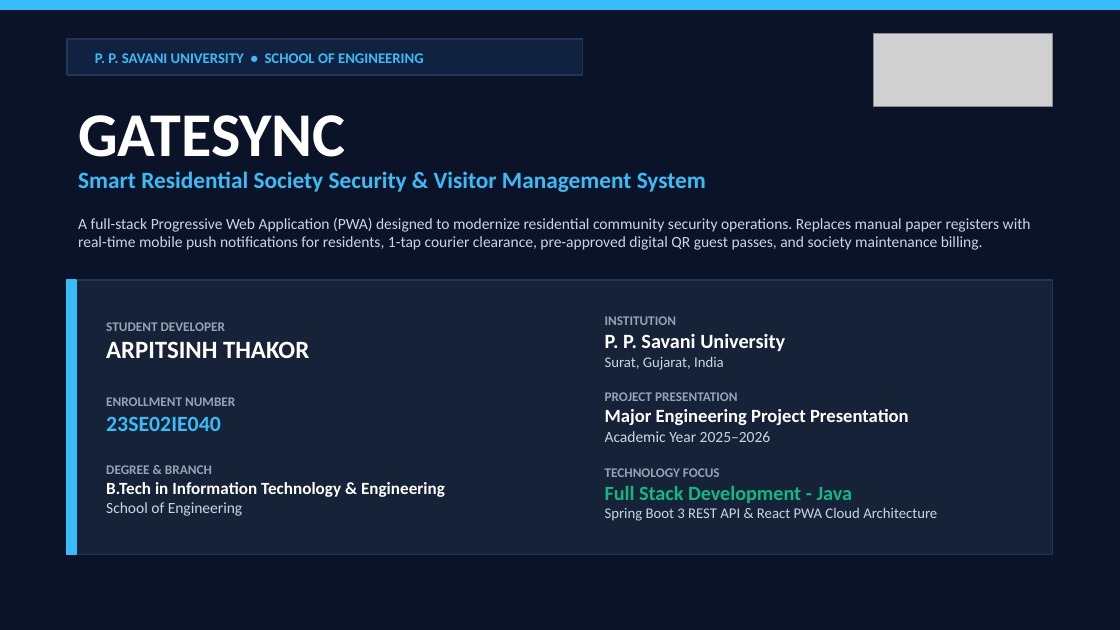
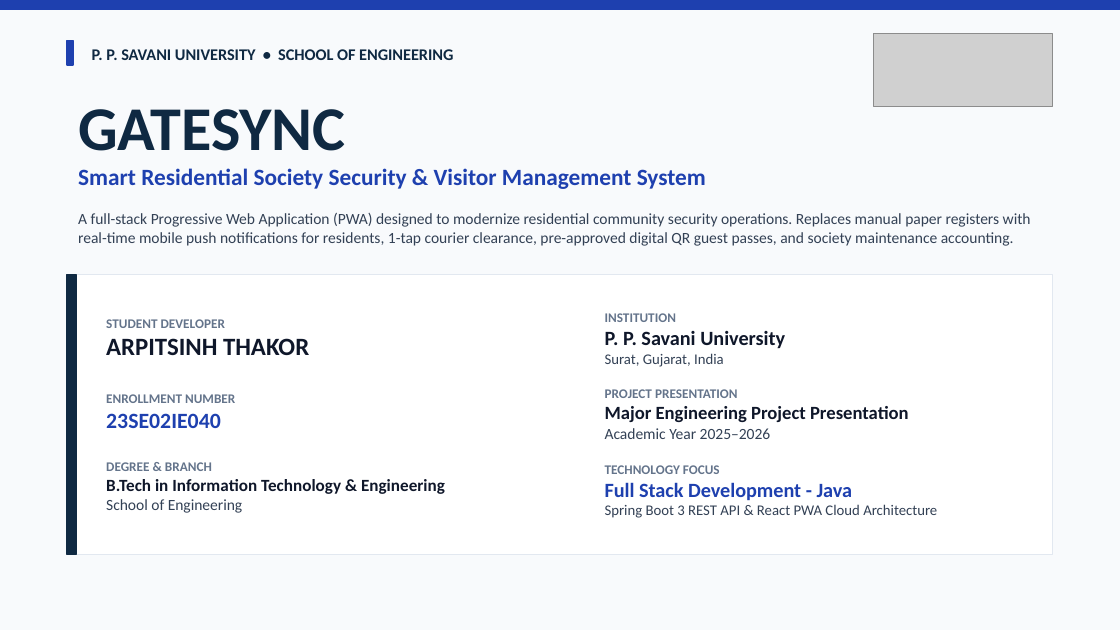
Before and after one commit to arpitthakor28/sms1, a slide deck: slide 1 of GateSync_Project_Presentation.pptx. Drawn at 1120x630 pixels with LibreOffice and Linux fonts; fonts in the diff are those of the drawing; grey boxes stand for pictures. Boxes give left, top, right and bottom in pixels: in the first picture for what was removed or moved away, otherwise in the second. Text is boxed around its words. In the diff, an @@ line names an element or a change of style, - is before the commit and + after.

Commit message:
Update presentation: human executive cold theme, School of Engineering, Full Stack Dev - Java

```diff
--- a/GateSync_Project_Presentation.pptx
+++ b/GateSync_Project_Presentation.pptx
@@ background #0B1329 to #F8FAFC @@
@@ rectangle at (0, 0, 1120, 9): fill #38BDF8 to #1E40AF; outline #38BDF8 1 pt to #1E40AF 1 pt @@
@@ rectangle removed at (67, 39, 582, 75) @@
@@ rectangle added at (67, 40, 73, 65), fill #1E40AF, outline #1E40AF 1 pt @@
@@ text "P. P. SAVANI UNIVERSITY • ..." at (92, 49, 453, 60): size 9.5 to 10.5 pt, text colour #38BDF8 to #0F2942 @@
@@ text "GATESYNC" at (78, 109, 345, 151): text colour #FFFFFF to #0F2942 @@
@@ text "Smart Residential Society Security & ..." at (78, 168, 706, 189): text colour #38BDF8 to #1E40AF @@
@@ text at (78, 213, 1031, 246): text changed; text colour #CBD5E1 to #334155 @@
-A full-stack Progressive Web Application (PWA) designed to modernize residential community security operations. Replaces manual paper registers with real-time mobile push notifications for residents, 1-tap courier clearance, pre-approved digital QR guest passes, and society maintenance billing.
+A full-stack Progressive Web Application (PWA) designed to modernize residential community security operations. Replaces manual paper registers with real-time mobile push notifications for residents, 1-tap courier clearance, pre-approved digital QR guest passes, and society maintenance accounting.
@@ rectangle: place and size @@
-rectangle at (67, 280, 1053, 554)
+rectangle at (67, 274, 1053, 554)
@@ rectangle at (67, 274, 1053, 554): fill #162238 to #FFFFFF; outline #233554 1 pt to #E2E8F0 1 pt @@
@@ rectangle: place and size @@
-rectangle at (67, 280, 76, 554)
+rectangle at (67, 274, 76, 554)
@@ rectangle at (67, 274, 76, 554): fill #38BDF8 to #0F2942; outline #38BDF8 1 pt to #0F2942 1 pt @@
@@ text "STUDENT DEVELOPER ARPITSINH THAKOR ENROLLMENT ..." at (106, 319, 445, 513): text colour #94A3B8 to #64748B in "STUDENT DEVELOPER ENROLLMENT NUMBER DEGREE & BRANCH"; text colour #FFFFFF to #0F172A in "ARPITSINH THAKOR B.Tech in Information Technology & ..."; text colour #38BDF8 to #1E40AF in "23SE02IE040"; text colour #CBD5E1 to #334155 in "School of Engineering" @@
@@ text "INSTITUTION P. P. Savani University ..." at (605, 313, 937, 518): text colour #94A3B8 to #64748B in "INSTITUTION PROJECT PRESENTATION TECHNOLOGY FOCUS"; text colour #FFFFFF to #0F172A in "P. P. Savani University Major Engineering Project ..."; text colour #CBD5E1 to #334155 in "Surat, Gujarat, India Academic Year 2025–2026 Spring ..."; text colour #10B981 to #1E40AF in "Full Stack Development - Java" @@
```
Also in this commit, not shown: 11 other slides changed, 7 other files.
